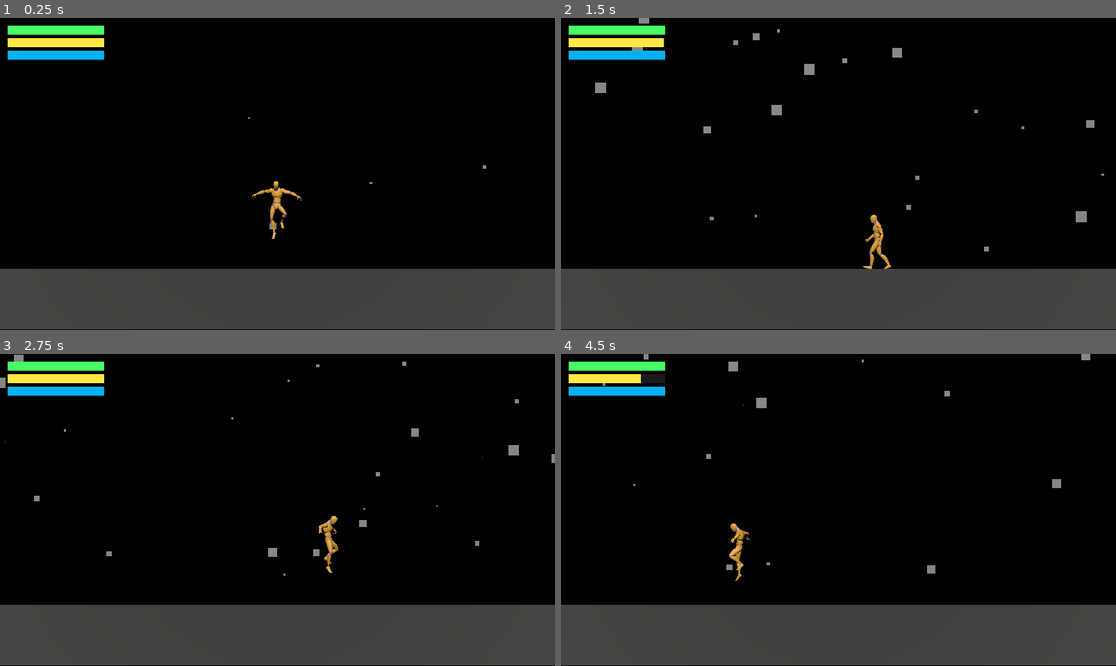
Above: before the commit, frames 1-4 (two rows, left to right).
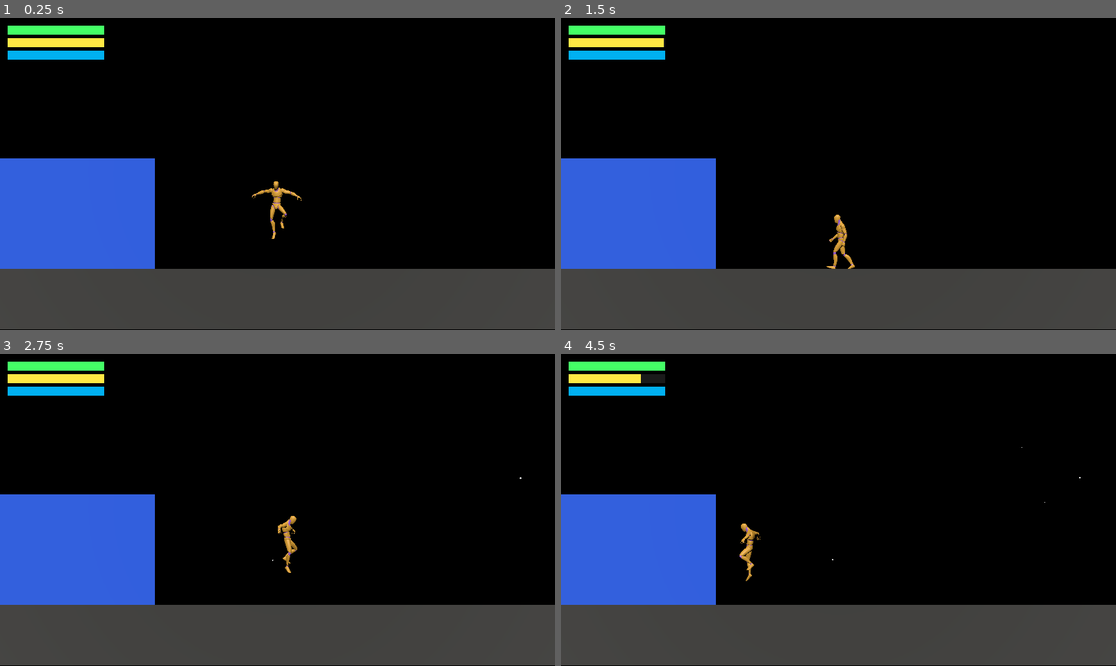
Above: after the commit, the same moments.

Repository: eltom1/Lone-Orbit
Game: Godot game, scene res://mundo.tscn
The game is run twice, just before and just after one commit, with the same random seed, the same clock (stepped at 60 frames per second) and the same inputs.
Inputs:
- Up to frame 1 (0.25 s): no input
- Up to frame 2 (1.5 s): hold D (RIGHT) 0.53-1.28 s; hold Ctrl (CTRL) 0.53-1.28 s; hold A (LEFT) from 1.28 s (still down); tap Shift (SHIFT) at 1.35 s
- Up to frame 3 (2.75 s): release A (LEFT) at 2.03 s; hold D (RIGHT) from 2.03 s (still down); tap Space (SPACE) at 2.1 s
- Up to frame 4 (4.5 s): tap Ctrl (CTRL) at 2.85 s; release D (RIGHT) at 3.53 s; hold Shift (SHIFT) 3.53-4.28 s; hold A (LEFT) from 3.53 s (still down); tap Space (SPACE) at 4.35 s

The runs differ from the first frame. In frame 1, 9.9% of the frame differs, in the area x 0-88%, y 31-81%; in frame 2, 11%, in the area x 0-98%, y 0-81%; in frame 3, 11%; in frame 4, 11%.

Commit message:
estrellas bien
agregue el fondo estrellado

Diff:
--- a/jugador.gd
+++ b/jugador.gd
@@ -1,7 +1,8 @@
 extends CharacterBody3D
 
-const VELOCIDAD = 3.0
-const VELOCIDAD_CORRIENDO = 9.0
+const VELOCIDAD = 2.0
+const VELOCIDAD_CORRIENDO = 6.0
+const VELOCIDAD_AGACHADO = 1.0
 const GRAVEDAD = -20.0
 const FUERZA_SALTO = 8.0
 
@@ -16,10 +17,10 @@
 	var vel_objetivo = VELOCIDAD_CORRIENDO if corriendo else VELOCIDAD
 
 	if Input.is_action_pressed("RIGHT"):
-		velocity.x = vel_objetivo
+		velocity.x = VELOCIDAD_AGACHADO if agachado else vel_objetivo
 		$UAL1_Standard.rotation.y = PI / 2
 	elif Input.is_action_pressed("LEFT"):
-		velocity.x = -vel_objetivo
+		velocity.x = -(VELOCIDAD_AGACHADO if agachado else vel_objetivo)
 		$UAL1_Standard.rotation.y = -PI / 2
 	else:
 		velocity.x = move_toward(velocity.x, 0, vel_objetivo)
--- a/mundo.tscn
+++ b/mundo.tscn
@@ -3,6 +3,7 @@
 [ext_resource type="PackedScene" uid="uid://g24624f8v5uv" path="res://UAL1_standard.glb" id="1_6ba58"]
 [ext_resource type="Script" uid="uid://0iltyow0xnnh" path="res://jugador.gd" id="1_lgngo"]
 [ext_resource type="Script" uid="uid://cpdjk8anjlpbh" path="res://hud.gd" id="3_fw4w5"]
+[ext_resource type="Texture2D" uid="uid://c3jvamsbixioa" path="res://estrella.png" id="4_otwa2"]
 
 [sub_resource type="Sky" id="Sky_fw4w5"]
 
@@ -24,18 +25,37 @@
 size = Vector3(40, 0.1, 40)
 
 [sub_resource type="ParticleProcessMaterial" id="ParticleProcessMaterial_fw4w5"]
-lifetime_randomness = 1.0
 emission_shape_offset = Vector3(20, 10, 0.1)
 emission_shape_scale = Vector3(20, 10, 0.1)
 emission_shape = 3
 emission_box_extents = Vector3(1, 1, 1)
+direction = Vector3(-1, 0, 0)
+initial_velocity_min = 0.02
+initial_velocity_max = 0.049999997
+gravity = Vector3(0, 0, 0)
 scale_min = 0.0
 scale_max = 7.2
 scale_over_velocity_min = 843.32
 scale_over_velocity_max = 843.32
 
+[sub_resource type="StandardMaterial3D" id="StandardMaterial3D_otwa2"]
+transparency = 1
+albedo_texture = ExtResource("4_otwa2")
+
 [sub_resource type="QuadMesh" id="QuadMesh_otwa2"]
-size = Vector2(0.05, 0.05)
+material = SubResource("StandardMaterial3D_otwa2")
+size = Vector2(0.01, 0.01)
+
+[sub_resource type="BoxShape3D" id="BoxShape3D_otwa2"]
+size = Vector3(5, 5, 1)
+
+[sub_resource type="StandardMaterial3D" id="StandardMaterial3D_aou4a"]
+transparency = 1
+albedo_color = Color(0.19215687, 0.40392157, 0.9607843, 1)
+backlight_enabled = true
+
+[sub_resource type="QuadMesh" id="QuadMesh_5ckkb"]
+size = Vector2(5, 5)
 
 [node name="Node3D" type="Node3D" unique_id=926419767]
 
@@ -131,6 +151,24 @@
 
 [node name="GPUParticles3D" type="GPUParticles3D" parent="." unique_id=1643345865]
 transform = Transform3D(1, 0, 0, 0, 1, 0, 0, 0, 1, -12.435461, 0, -5.510277)
-amount = 200
+amount = 800
+lifetime = 60.0
 process_material = SubResource("ParticleProcessMaterial_fw4w5")
 draw_pass_1 = SubResource("QuadMesh_otwa2")
+
+[node name="z-Grav" type="Area3D" parent="." unique_id=1354641995]
+transform = Transform3D(1, 0, 0, 0, 1, 0, 0, 0, 1, -6.4259396, 0, 0)
+
+[node name="CollisionShape3D" type="CollisionShape3D" parent="z-Grav" unique_id=1695820944]
+shape = SubResource("BoxShape3D_otwa2")
+
+[node name="MeshInstance3D" type="MeshInstance3D" parent="z-Grav" unique_id=1288729610]
+transform = Transform3D(1, 0, 0, 0, 1, 0, 0, 0, 1, 0, 0, -0.390172)
+material_override = SubResource("StandardMaterial3D_aou4a")
+mesh = SubResource("QuadMesh_5ckkb")
+
+[node name="z-SinGrav" type="Area3D" parent="." unique_id=2047884876]
+
+[node name="CollisionShape3D" type="CollisionShape3D" parent="z-SinGrav" unique_id=1964624557]
+
+[node name="MeshInstance3D" type="MeshInstance3D" parent="z-SinGrav" unique_id=997881137]
Binary file added: estrella.png
Not shown, removed: sin título.pxo
